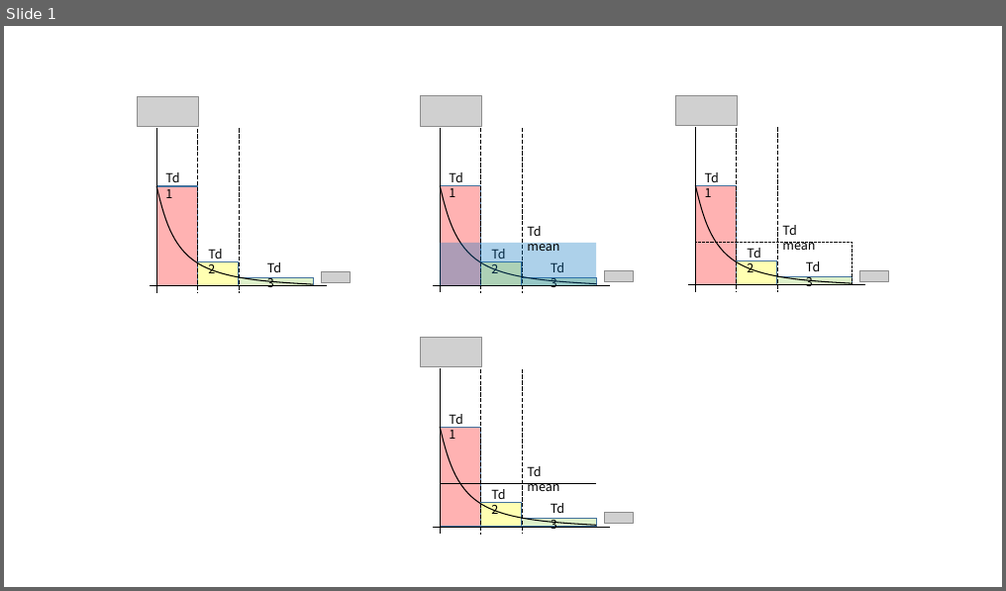
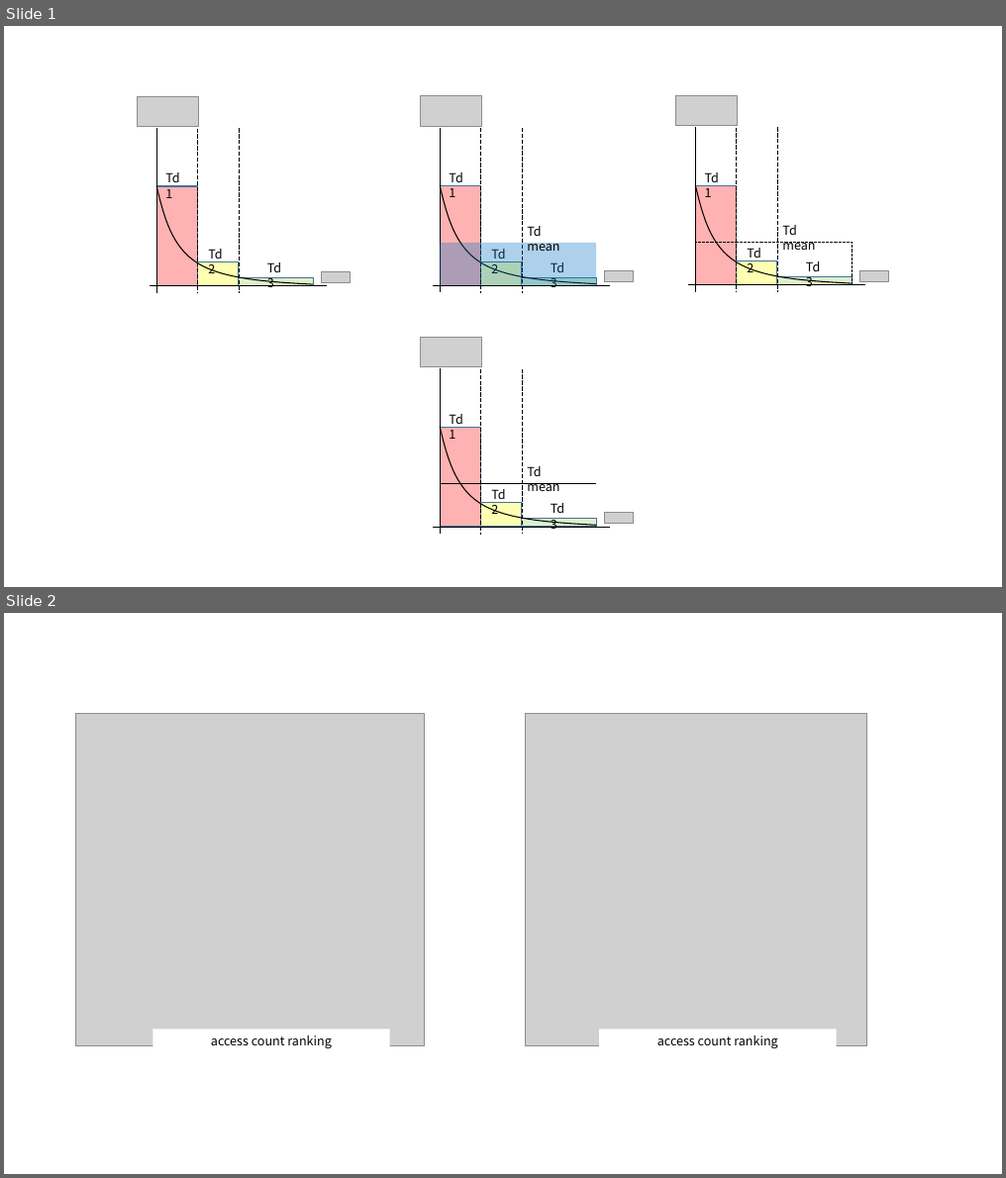
Before and after one commit to diemori/anti-crawler, a slide deck: figfig.pptx. Shown one above the other, each under a label of ours: slide 1 before the commit, slides 1 and 2 after it. The pictures are 1006x591 and 1006x1178 pixels, drawn with LibreOffice and Linux fonts; fonts in the diff are those of the drawing; grey boxes stand for pictures. Boxes give left, top, right and bottom in pixels: in the first picture for what was removed or moved away, otherwise in the second. Text is boxed around its words. In the diff, an @@ line names an element or a change of style, - is before the commit and + after.

```diff
--- a/figfig.pptx
+++ b/figfig.pptx
@@ slide 2 added at (4, 613, 1002, 1174), background #FFFFFF @@
@@ picture added at (76, 713, 424, 1046) @@
@@ picture added at (525, 713, 867, 1046) @@
@@ rectangle added at (152, 1029, 390, 1054), fill #FFFFFF, 12 pt, text #000000 @@
+access count ranking
@@ rectangle added at (599, 1029, 837, 1054), fill #FFFFFF, 12 pt, text #000000 @@
+access count ranking
```
Also in this commit, not shown: 4 other slides added, 20 other files.
